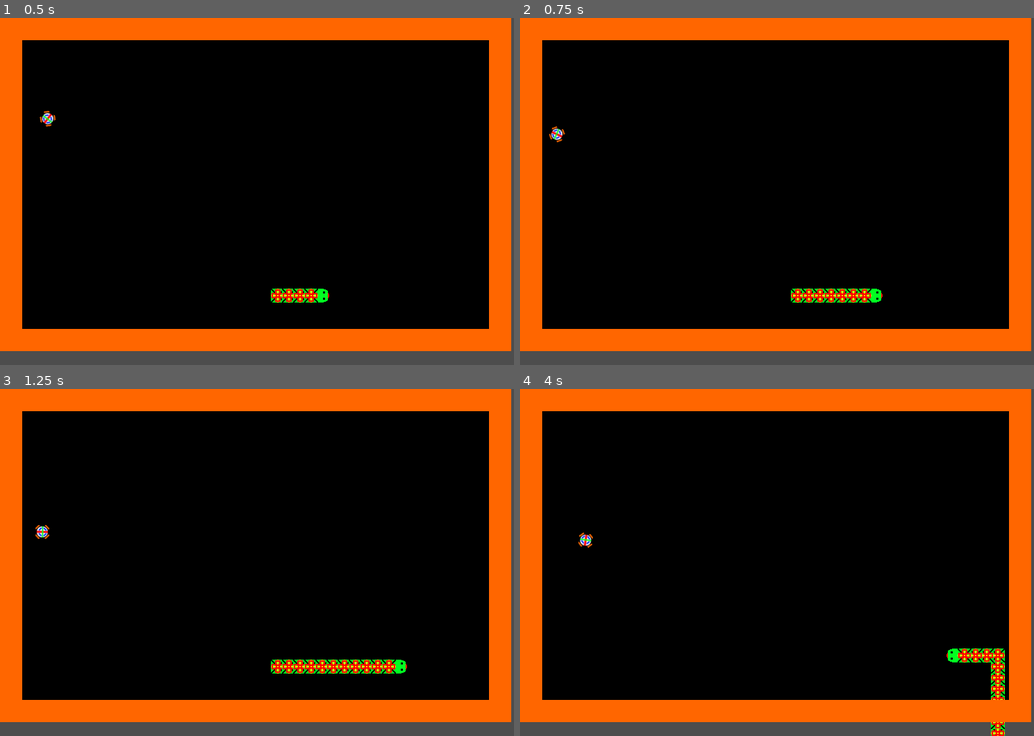
Above: before the commit, frames 1-4 (two rows, left to right).
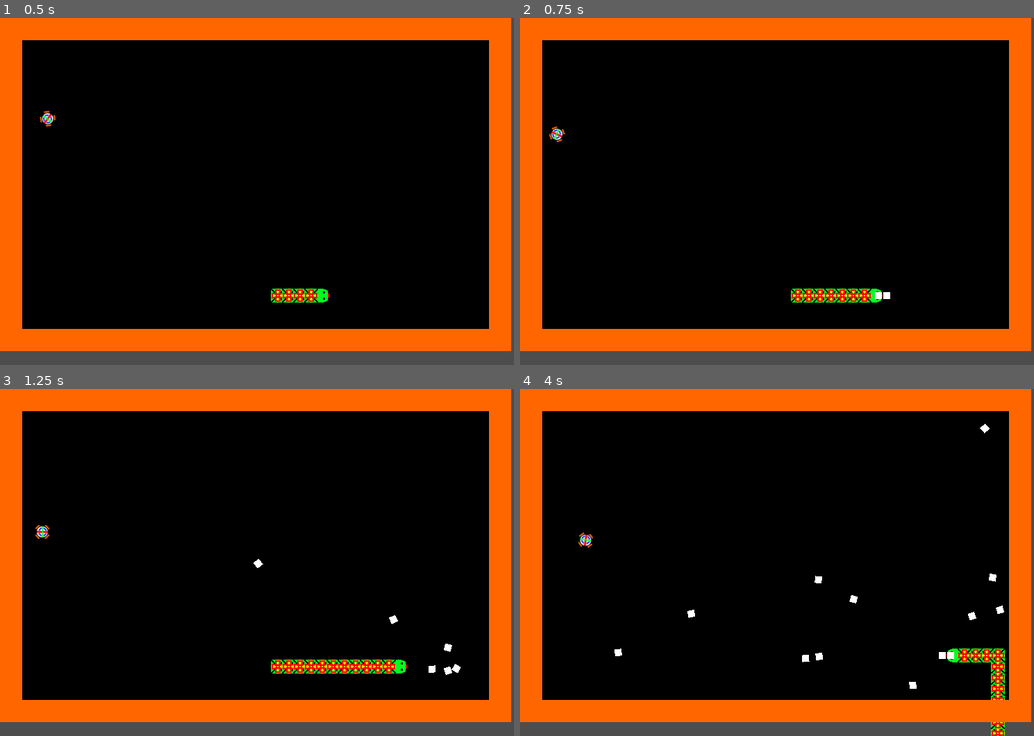
Above: after the commit, the same moments.

Repository: kylemsguy/ShootySnake2
Game: Godot game, scene res://levels/Level1.tscn
Two runs of this game, one before a commit and one after it. Both use one fixed random seed, a clock stepped at 60 frames per second and the inputs below.
Inputs:
- Up to frame 1 (0.5 s): no input
- Up to frame 2 (0.75 s): hold Right (right) from 0.53 s (still down); hold Space (shoot) from 0.53 s (still down)
- Up to frame 3 (1.25 s): keep holding Right (right); keep holding Space (shoot)
- Up to frame 4 (4 s): release Right (right) at 1.28 s; release Space (shoot) at 1.28 s; hold Down (down) 1.28-2.03 s; tap Space (shoot) at 1.35, 2.85 s; hold Right (right) 2.03-2.78 s; hold Space (shoot) 2.03-2.78 s; hold Up (up) 2.78-3.53 s; hold Left (left) from 3.53 s (still down); hold Space (shoot) from 3.53 s (still down)

Frame 1 is identical in both runs. In frame 2, less than 0.1% of the frame differs, in the area x 69-73%, y 79-81%; in frame 3, 0.2%; in frame 4, 0.4%, in the area x 18-95%, y 10-87%.

Commit message:
Add bullet spawning

Diff:
--- a/entities/snake/snake.gd
+++ b/entities/snake/snake.gd
@@ -1,6 +1,7 @@
 extends Node
 
 var snake_body_template = load("res://entities/snake/snake_body.tscn")
+var bullet_template = load("res://entities/snake/bullet.tscn")
 
 var health = 100
 var new_snake_segments = []
@@ -8,12 +9,33 @@
 var last_moved = 0
 var curr_time = 0
 var next_rotate = null
+var next_shoot = false
+const bullet_step = 16
 
 func create_body_segment():
 	new_snake_segments.append(snake_body_template.instantiate())
 
 func queue_rotate(direction):
 	next_rotate = direction
+
+func queue_shoot(shoot_on):
+	next_shoot = shoot_on
+
+func create_bullet():
+	var direction = $SnakeHead.direction
+	var position = $SnakeHead.position
+	if direction == Global.MOVE_SET.UP:
+		position.y -= bullet_step
+	elif direction == Global.MOVE_SET.RIGHT:
+		position.x += bullet_step
+	elif direction == Global.MOVE_SET.DOWN:
+		position.y += bullet_step
+	elif direction == Global.MOVE_SET.LEFT:
+		position.x -= bullet_step
+
+	var bullet = bullet_template.instantiate()
+	bullet.position = position
+	add_child(bullet)
 
 func _rotate(direction):
 	if not Global.is_direction_opposite(direction, $SnakeHead.direction):
@@ -45,10 +67,13 @@
 
 	# Move head
 	move_snake_head()
+	# only shoot after we've moved to prevent head collisions
+	if next_shoot:
+		create_bullet()
 	if new_snake_segments:
 		var new_snake_segment = new_snake_segments.pop_back()
 		new_snake_segment.position = prev_position
-		$SnakeBodyContainer.add_child(new_snake_segment)
+		add_child(new_snake_segment)
 		snake_segments.append(new_snake_segment)
 	else:
 		# shuffle everything forwards
--- a/entities/snake/snake.tscn
+++ b/entities/snake/snake.tscn
@@ -7,5 +7,3 @@
 script = ExtResource("1_e53wg")
 
 [node name="SnakeHead" parent="." instance=ExtResource("2_ct2iw")]
-
-[node name="SnakeBodyContainer" type="Node2D" parent="."]
--- a/levels/Level1.gd
+++ b/levels/Level1.gd
@@ -31,6 +31,7 @@
 # Called every frame. 'delta' is the elapsed time since the previous frame.
 func _process(delta):
 	var shooting = Input.is_action_pressed("shoot")
+	snake.queue_shoot(shooting)
 	if Input.is_action_just_pressed("up"):
 		snake.queue_rotate(Global.MOVE_SET.UP)
 	elif Input.is_action_just_pressed("right"):
@@ -39,4 +40,3 @@
 		snake.queue_rotate(Global.MOVE_SET.DOWN)
 	elif Input.is_action_just_pressed("left"):
 		snake.queue_rotate(Global.MOVE_SET.LEFT)
-	# handle shooting
